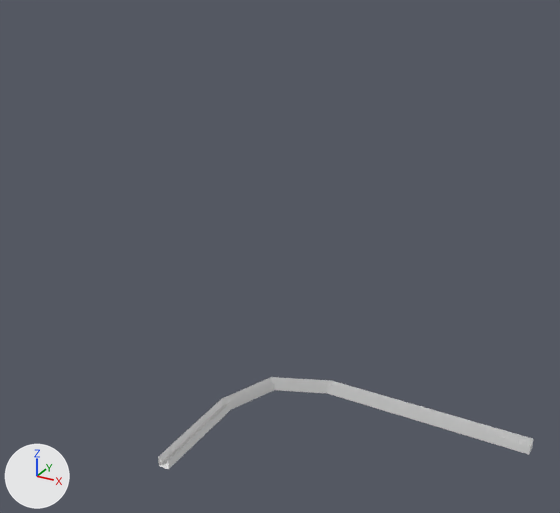
Two versions of the FBX model Assets/3D Objects/untitled.fbx, one commit apart.
One viewpoint serves both versions: a 50 mm camera at (70.3, -99.4, 90.7) aimed at (17.1, -2.8, 42.4). Arrows for +X, +Y and +Z are at lower left; the lights stay in place.

The older version as bpy lines, for what is in view:
```python
me_cube_005 = bpy.data.meshes.new('Cube.005')
me_cube_005.from_pydata(...)  # 34 vertices, 26 faces; spans x -58.4..0.0, y -36.9..1.3, z -1.0..1.0
ob_cube_004 = bpy.data.objects.new('Cube.004', me_cube_005)
ob_cube_004.location = (54.2, 27.1, 0.0)
```
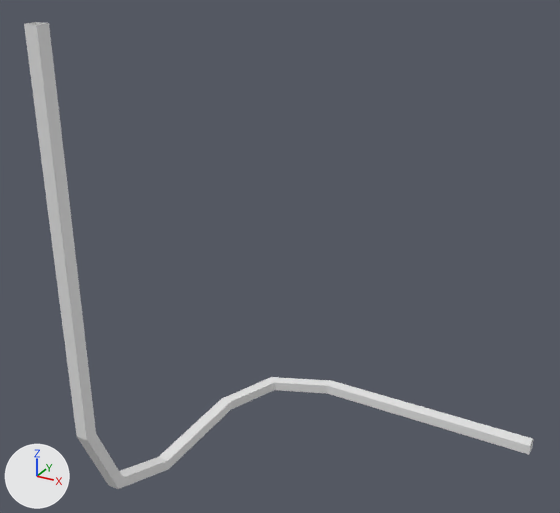
Pixel boxes (x1, y1, x2, y2) of what changed, in the pictures (560 x 513 px):
'Cube.004', reshaped (36% wider, 403% taller): before (158, 377, 534, 469); after (24, 22, 534, 489)
part 1 of me_cube_005, added: after (24, 22, 533, 489)

The change in detail:
me_cube_005 is used by ob_cube_004; location (54.2, 27.1, 0.0).
me_cube_005 had 34 vertices, 26 faces and spanned x -58.4..0.0, y -36.9..1.3, z -1.0..1.0.
me_cube_005 now has 52 vertices, 48 faces and spans x -58.4..0.0, y -55.9..1.3, z -1.0..78.7.
Part 1, on me_cube_005:
12 vertices are added at x -58.3..-56.0, y -55.9..-49.0, z 4.6..18.0.
6 new vertices lie (0.0, 0.0, 60.7) away from vertices in x -58.3..-56.0, y -55.9..-53.9, z 18.0.
22 new faces join them.
